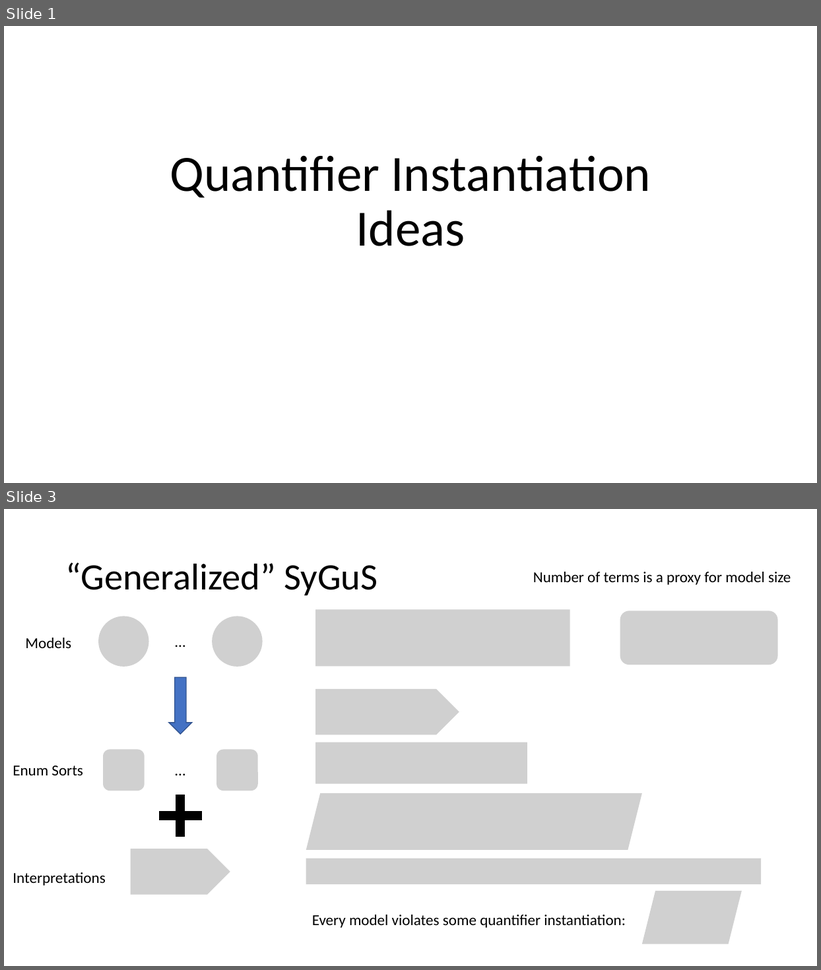
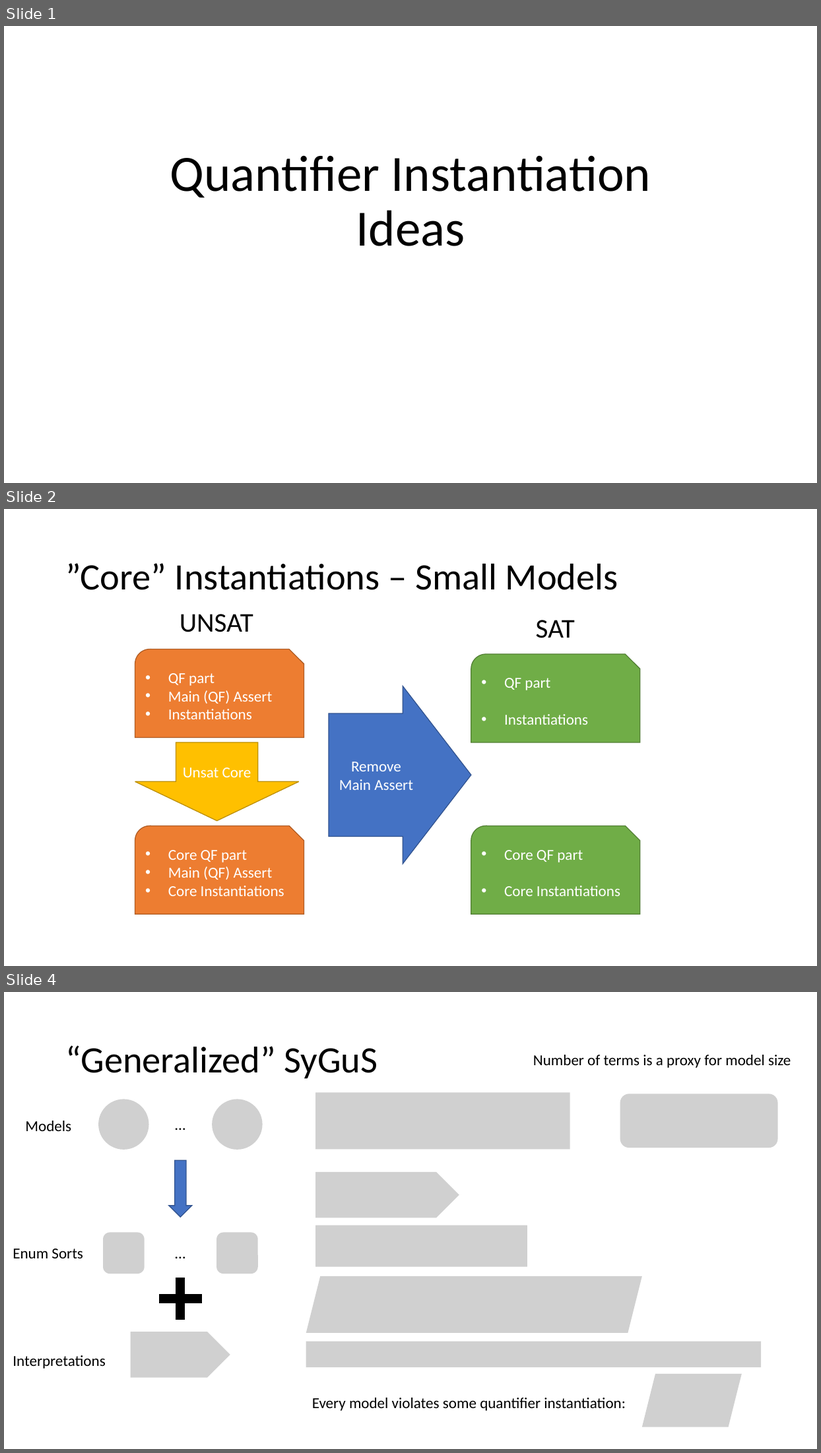
Before and after one commit to neta-elad/qifac, a slide deck: slides/ideas-Dec22.pptx. Shown one above the other, each under a label of ours: slides 1 and 3 before the commit, slides 1, 2 and 4 after it; the slides between them are not shown. The pictures are 821x970 and 821x1453 pixels, drawn with LibreOffice and Linux fonts; fonts in the diff are those of the drawing; grey boxes stand for pictures. Boxes give left, top, right and bottom in pixels: in the first picture for what was removed or moved away, otherwise in the second. Text is boxed around its words. In the diff, an @@ line names an element or a change of style, - is before the commit and + after.

```diff
--- a/slides/ideas-Dec22.pptx
+++ b/slides/ideas-Dec22.pptx
@@ slide 2 added at [4, 509, 817, 966], background #FFFFFF @@
@@ title added at [66, 563, 618, 590], 44 pt, text #000000 @@
+”Core” Instantiations – Small Models
@@ text added at [180, 614, 253, 632], 32 pt, text #000000 @@
+UNSAT
@@ text added at [536, 620, 575, 638], 32 pt, text #000000 @@
+SAT
@@ snip round rect added at [135, 650, 304, 738], fill #ED7D31, outline #AF5C24 1 pt, 18 pt, text #FFFFFF @@
+• QF part
+• Main (QF) Assert
+• Instantiations
@@ snip round rect added at [471, 654, 640, 743], fill #70AD47, outline #538035 1 pt, 18 pt, text #FFFFFF @@
+• QF part
+• Instantiations
@@ right arrow added at [329, 686, 471, 864], fill #4472C4, outline #325491 1 pt, 18 pt, text #FFFFFF @@
+Remove Main Assert
@@ down arrow added at [135, 743, 299, 821], fill #FFC000, outline #BD8E00 1 pt, 18 pt, text #FFFFFF @@
+Unsat Core
@@ snip round rect added at [135, 826, 304, 915], fill #ED7D31, outline #AF5C24 1 pt, 18 pt, text #FFFFFF @@
+• Core QF part
+• Main (QF) Assert
+• Core Instantiations
@@ snip round rect added at [471, 826, 640, 915], fill #70AD47, outline #538035 1 pt, 18 pt, text #FFFFFF @@
+• Core QF part
+• Core Instantiations
@@ what was slide 3 is now slide 4 @@
```
Also in this commit, not shown: 1 slide changed, 1 other slide added.
